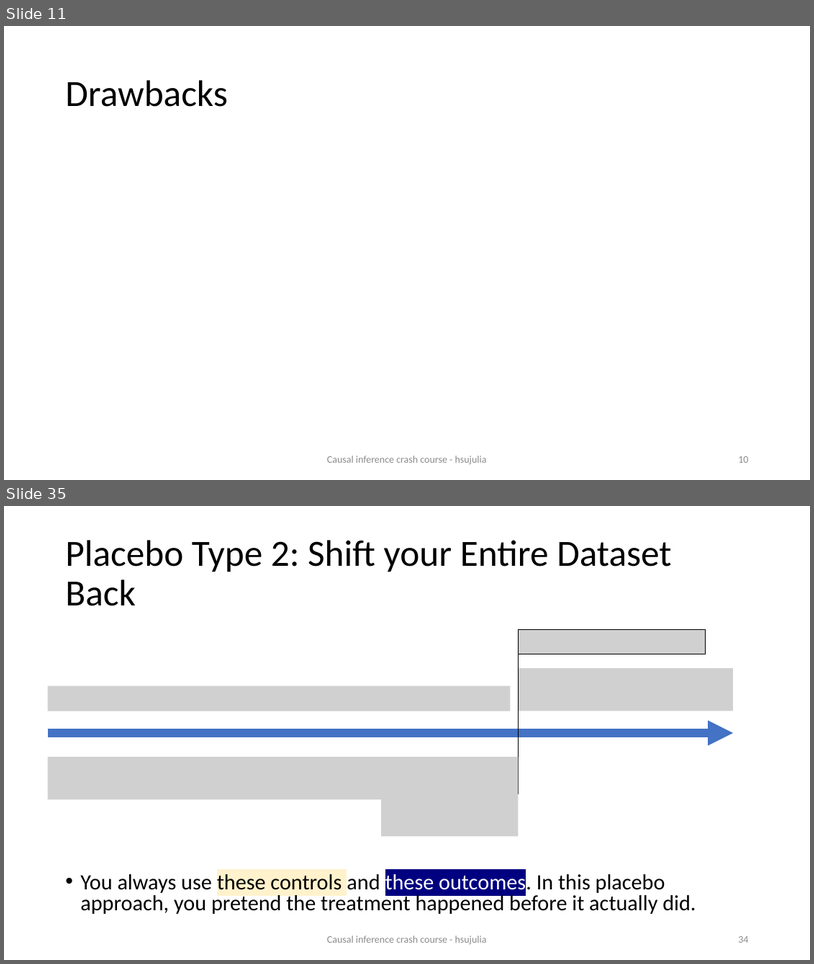
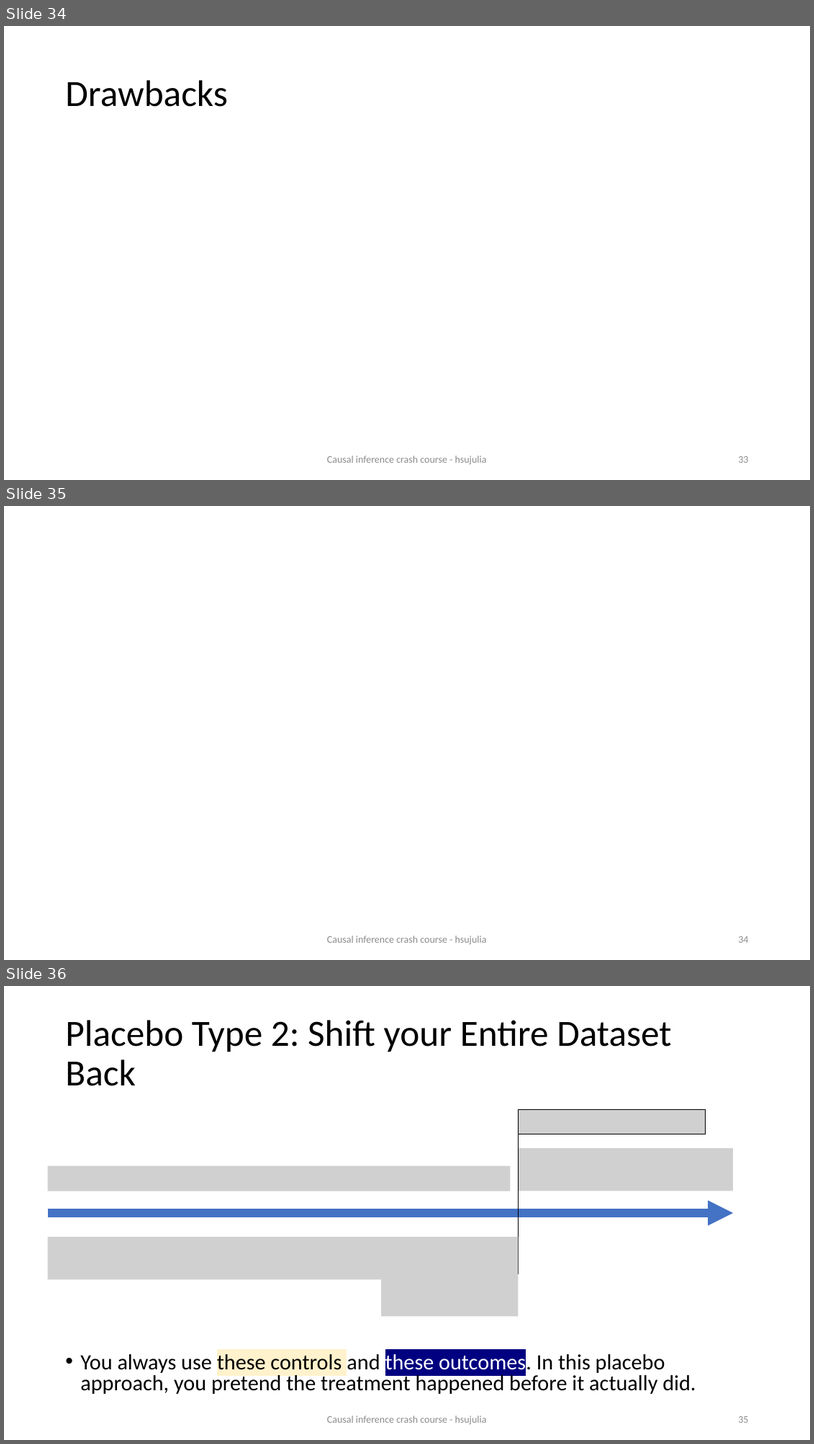
Before and after one commit to shoepaladin/causalinference_crashcourse, a slide deck: Powerpoints/9 Arguable Validation.pptx. Shown one above the other, each under a label of ours: slides 11 and 35 before the commit, slides 34, 35 and 36 after it; the slides between them are not shown. The pictures are 814x964 and 814x1444 pixels, drawn with LibreOffice and Linux fonts; fonts in the diff are those of the drawing; grey boxes stand for pictures. Boxes give left, top, right and bottom in pixels: in the first picture for what was removed or moved away, otherwise in the second. Text is boxed around its words. In the diff, an @@ line names an element or a change of style, - is before the commit and + after.

```diff
--- a/Powerpoints/9 Arguable Validation.pptx
+++ b/Powerpoints/9 Arguable Validation.pptx
@@ slide 35 added at bbox=[4, 506, 810, 960], background #FFFFFF @@
@@ text added at bbox=[327, 935, 487, 944], 12 pt, text #8C8C8C @@
+Causal inference crash course - hsujulia
@@ page number added at bbox=[738, 936, 748, 942], 12 pt, text #8C8C8C @@
+34
@@ what was slide 11 is now slide 34 @@
@@ page number at bbox=[738, 456, 748, 462]: text changed @@
-10
+33
@@ what was slide 35 is now slide 36 @@
@@ page number at bbox=[738, 1416, 748, 1422]: text changed @@
-34
+35
```
Also in this commit, not shown: 1 slide changed, 2 other files.
